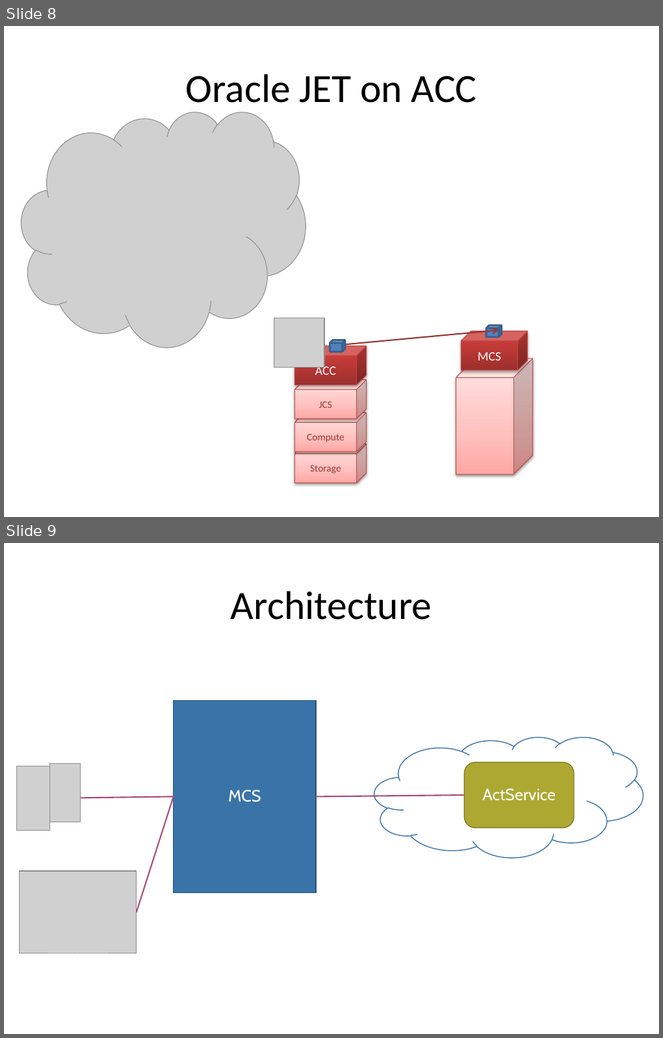
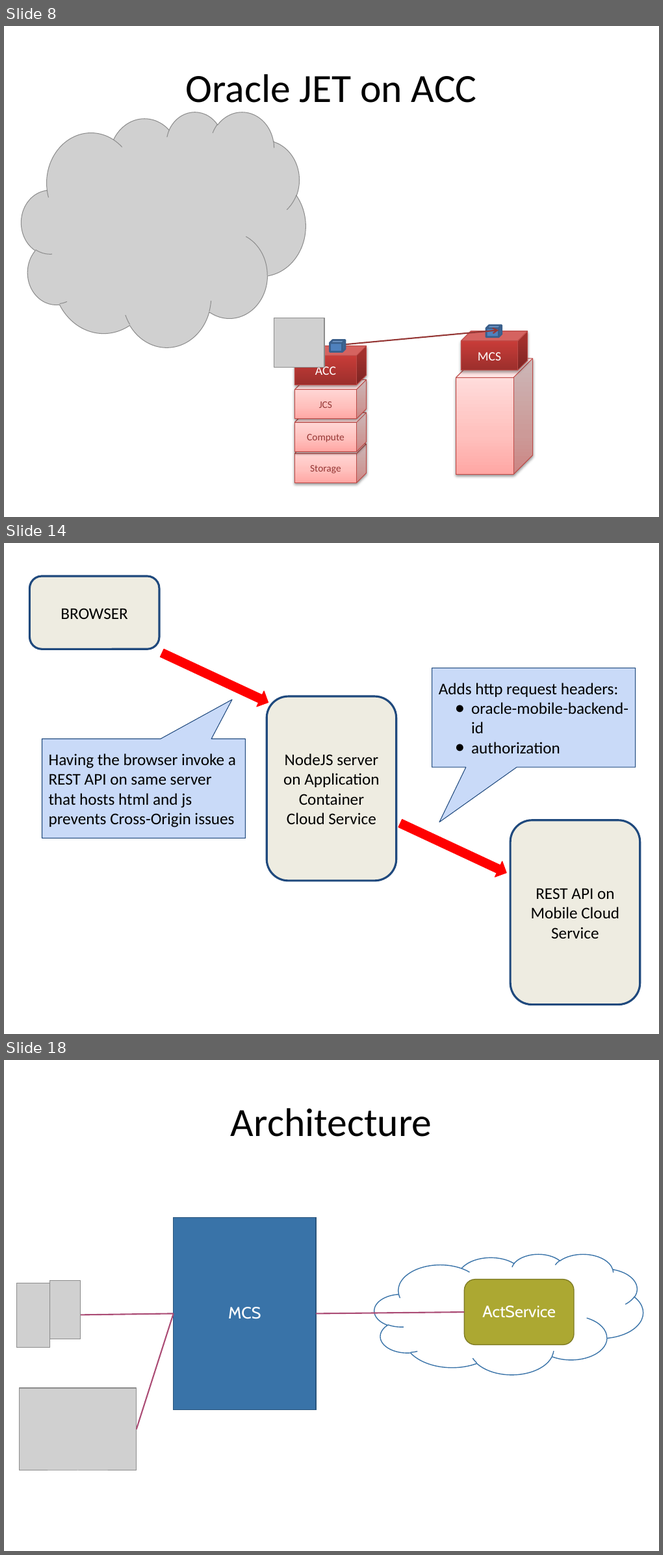
Before and after one commit to lucasjellema/aced-cloud-demo-ofmw2016-valencia, a slide deck: soaring-through-the-clouds-ofmw-forum2016-valencia-demo.pptx. Shown one above the other, each under a label of ours: slides 8 and 9 before the commit, slides 8, 14 and 18 after it; the slides between them are not shown. The pictures are 663x1038 and 663x1555 pixels, drawn with LibreOffice and Linux fonts; fonts in the diff are those of the drawing; grey boxes stand for pictures. Boxes give left, top, right and bottom in pixels: in the first picture for what was removed or moved away, otherwise in the second. Text is boxed around its words. In the diff, an @@ line names an element or a change of style, - is before the commit and + after.

```diff
--- a/soaring-through-the-clouds-ofmw-forum2016-valencia-demo.pptx
+++ b/soaring-through-the-clouds-ofmw-forum2016-valencia-demo.pptx
@@ slide 14 added at (4, 543, 659, 1034), background #FFFFFF @@
@@ rounded rectangle added at (29, 576, 159, 650), fill #EEECE1, outline #1F497D 2.25 pt, 18 pt, text #000000 @@
+BROWSER
@@ right arrow added at (159, 646, 272, 711), fill #FF0000, outline #FF0000 0.75 pt @@
@@ rounded speech box added at (432, 668, 635, 768), fill #C9DAF8, outline #1F497D 0.75 pt, 18 pt, text #000000 @@
+Adds http request headers:
+● oracle-mobile-backend-id
+● authorization
@@ rounded rectangle added at (267, 696, 397, 881), fill #EEECE1, outline #1F497D 2.25 pt, 18 pt, text #000000 @@
+NodeJS server on Application Container Cloud Service
@@ rounded speech box added at (42, 739, 245, 839), fill #C9DAF8, outline #1F497D 0.75 pt, 18 pt, text #000000 @@
+Having the browser invoke a REST API on same server that hosts html and js prevents Cross-Origin issues
@@ right arrow added at (397, 816, 510, 881), fill #FF0000, outline #FF0000 0.75 pt @@
@@ rounded rectangle added at (510, 820, 640, 1005), fill #EEECE1, outline #1F497D 2.25 pt, 18 pt, text #000000 @@
+REST API on Mobile Cloud Service
@@ what was slide 9 is now slide 18 @@
```
Also in this commit, not shown: 9 other slides added.
